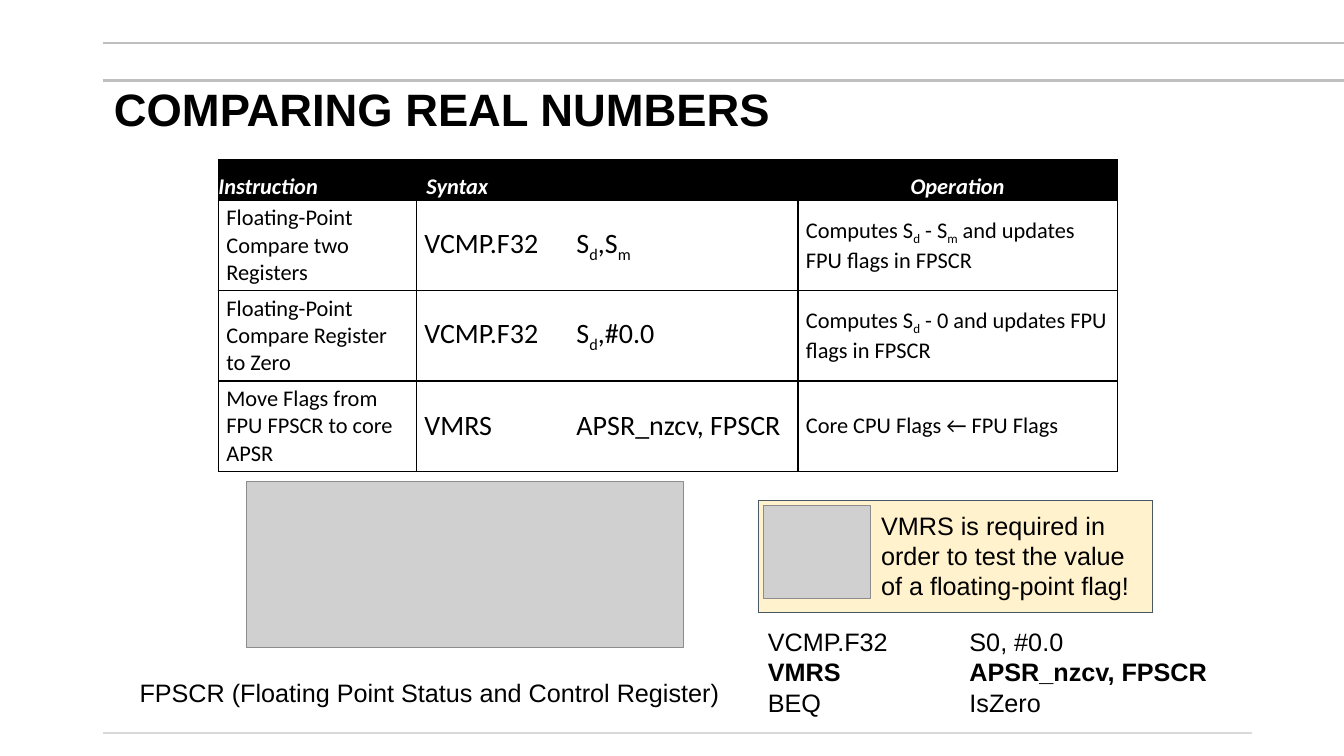
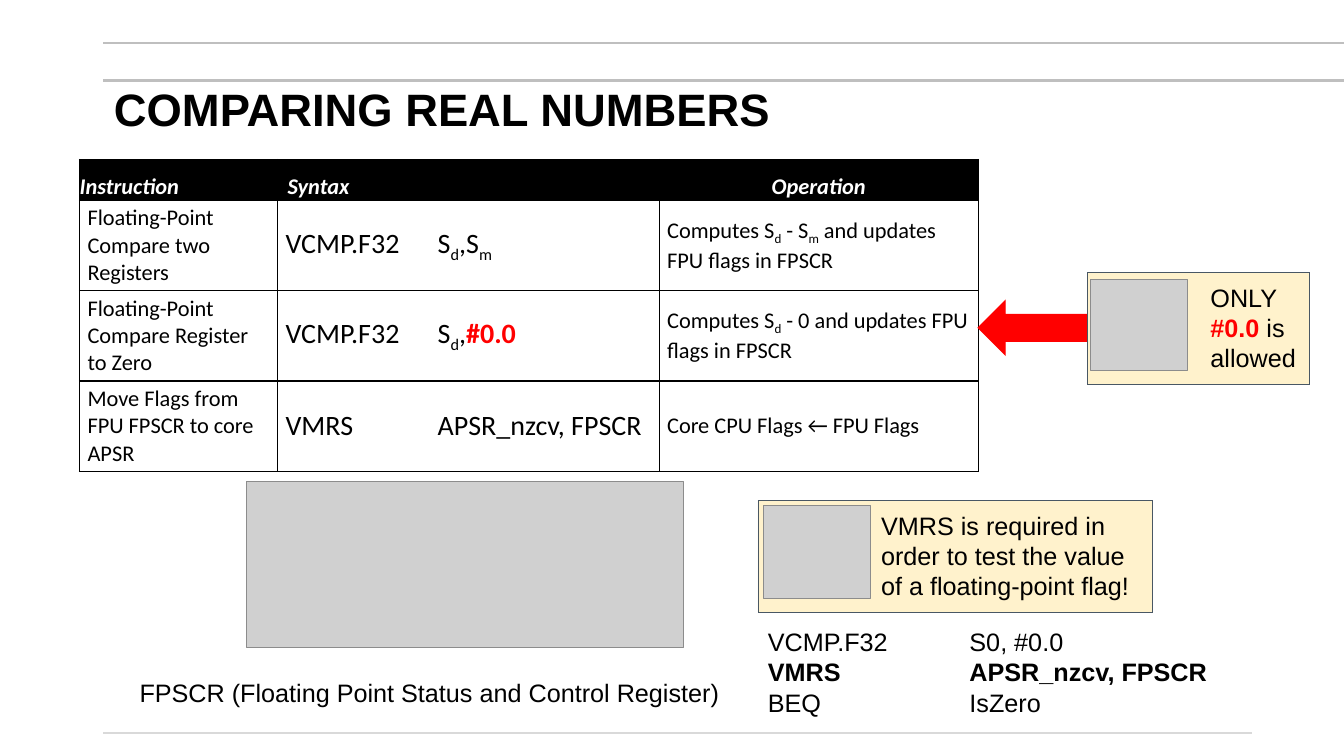
Before and after one commit to mikegrace2/CSEN20-Fall2026-Course-Website, a slide deck: slide 49 of Week08_FloatingPoint/Ch09_Getting Started with Floating Point_V4.pptx. Drawn at 1344x756 pixels with LibreOffice and Linux fonts; fonts in the diff are those of the drawing; grey boxes stand for pictures; background and template pictures are left out. Boxes give left, top, right and bottom in pixels: in the first picture for what was removed or moved away, otherwise in the second. Text is boxed around its words. In the diff, an @@ line names an element or a change of style, - is before the commit and + after.

```diff
--- a/Week08_FloatingPoint/Ch09_Getting Started with Floating Point_V4.pptx
+++ b/Week08_FloatingPoint/Ch09_Getting Started with Floating Point_V4.pptx
@@ table at (80, 159, 979, 465) @@
@@ text colour #000000 to #FF0000, bold on in "Sd,#0.0" @@
@@ table: place and size @@
-table at (219, 159, 1118, 465)
+table at (80, 159, 979, 465)
@@ rectangle added at (1088, 272, 1310, 384), fill #FFF2CC, outline #495764 0.5 pt, 18 pt, text #000000 @@
+  ONLY
+  #0.0 is allowed
@@ picture added at (1091, 279, 1188, 371) @@
@@ right arrow added at (979, 301, 1087, 355), fill #FF0000, outline #FF0000 1 pt @@
```
Also in this commit, not shown: 5 other slides changed.
